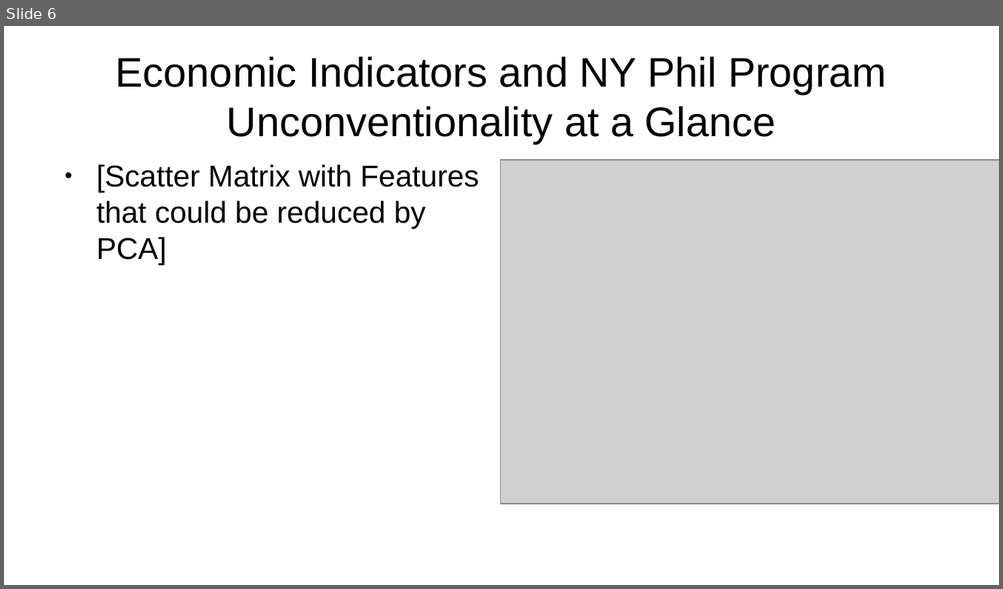
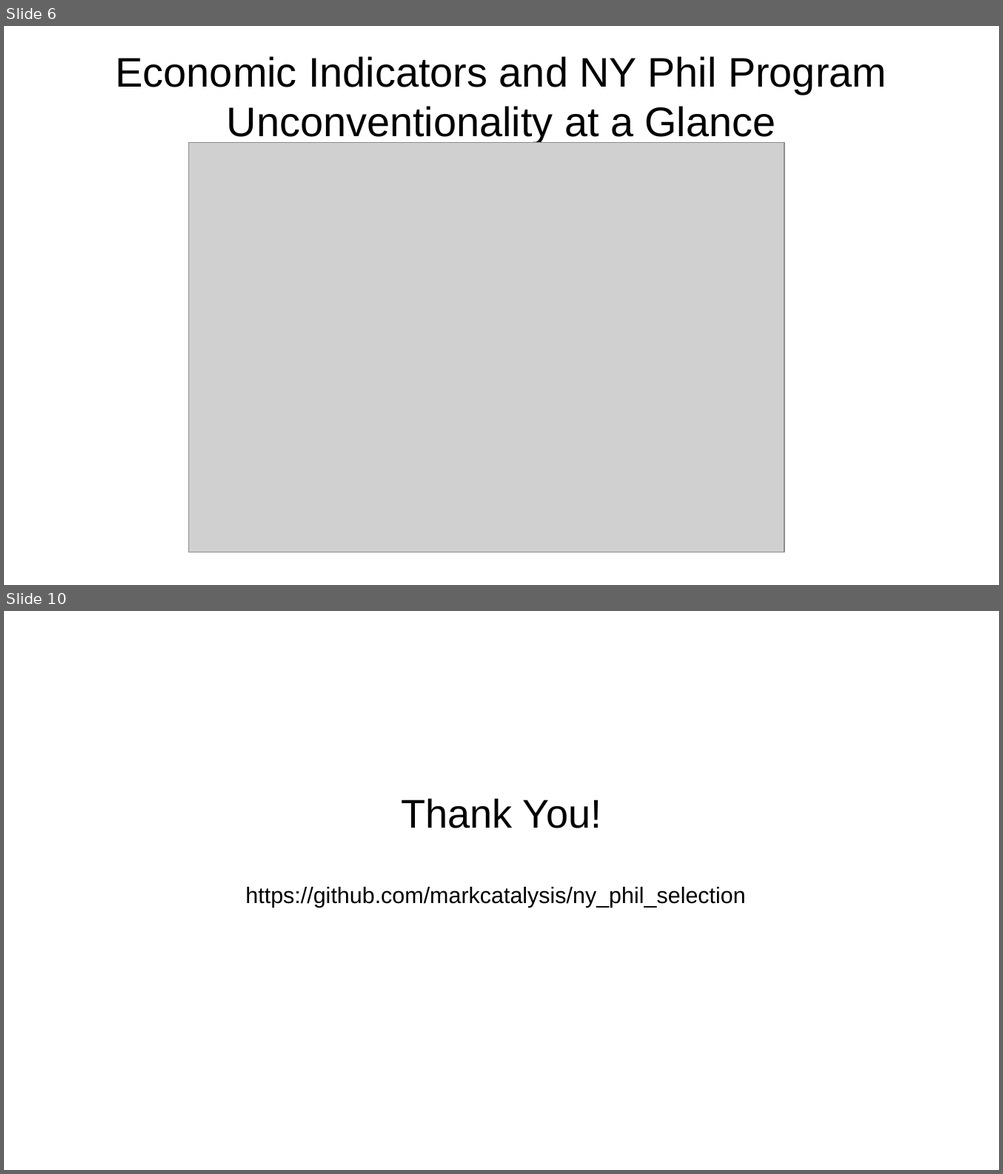
Before and after one commit to markcatalysis/ny_phil_selection, a slide deck: presentation/Capstone Presentation.odp. Shown one above the other, each under a label of ours: slide 6 before the commit, slides 6 and 10 after it; the slides between them are not shown. The pictures are 1003x589 and 1003x1174 pixels, drawn with LibreOffice and Linux fonts; fonts in the diff are those of the drawing; grey boxes stand for pictures. Boxes give left, top, right and bottom in pixels: in the first picture for what was removed or moved away, otherwise in the second. Text is boxed around its words. In the diff, an @@ line names an element or a change of style, - is before the commit and + after.

```diff
--- a/presentation/Capstone Presentation.odp
+++ b/presentation/Capstone Presentation.odp
@@ slide 10 added at bbox=[4, 611, 999, 1170], background #FFFFFF @@
@@ subtitle added at bbox=[245, 798, 745, 908], 18 pt, text #000000 @@
+Thank You!
+https://github.com/markcatalysis/ny_phil_selection
@@ slide 6 changed as well @@
@@ picture: place and size @@
-picture at bbox=[501, 160, 999, 504]
+picture at bbox=[188, 142, 784, 552]
@@ text removed at bbox=[96, 164, 478, 264] @@
-● [Scatter Matrix with Features that could be reduced by PCA]
```
Also in this commit, not shown: 6 other slides changed, 4 other slides added, 2 slides removed, 2 other files.
